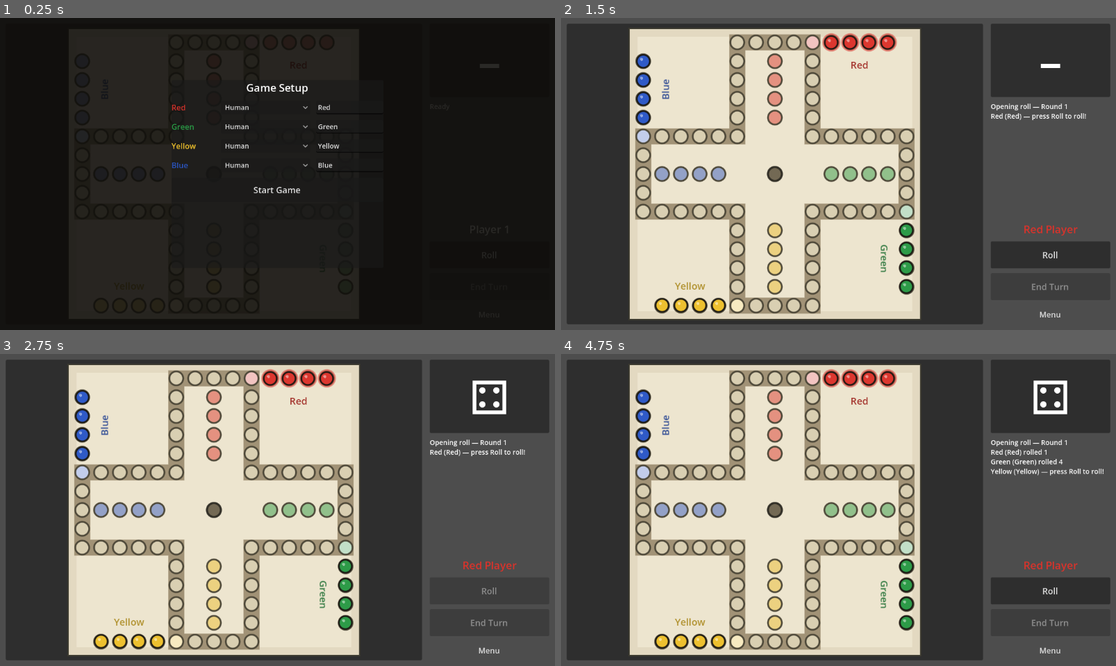
Above: before the commit, frames 1-4 (two rows, left to right).
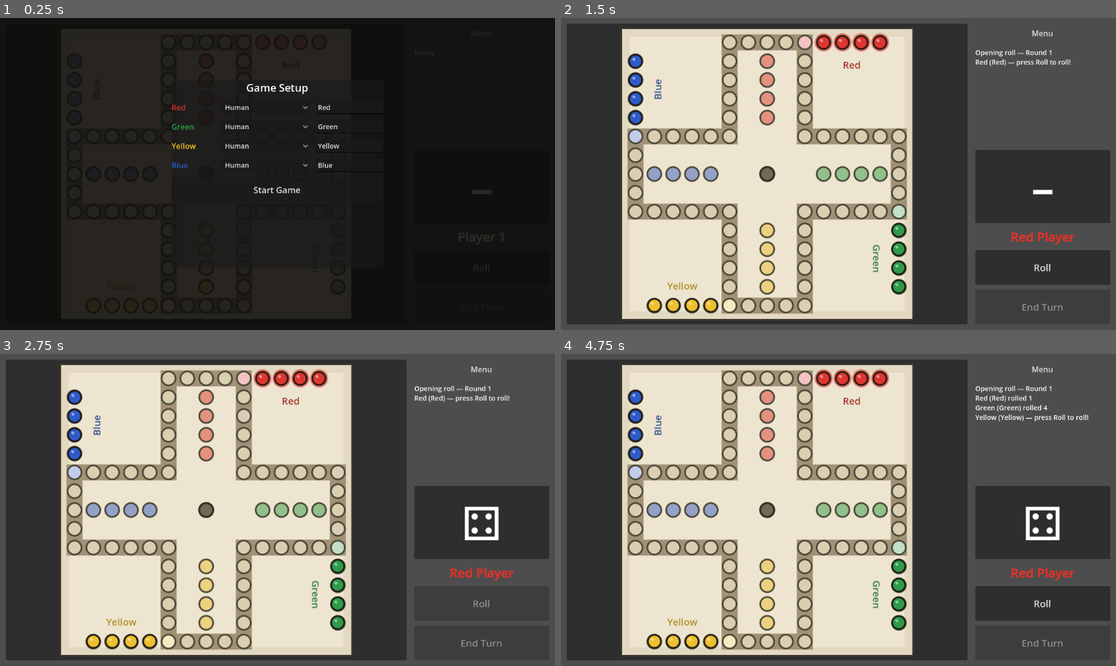
Above: after the commit, the same moments.

Repository: ItsTheMcCoy/wahoo-app
Game: Godot game, scene res://scenes/Main.tscn
The game is run twice, just before and just after one commit, with the same random seed, the same clock (stepped at 60 frames per second) and the same inputs.
Inputs (mouse positions are in pixels of both pictures, inside the frame that each line leads up to):
- Up to frame 1 (0.25 s): no input
- Up to frame 2 (1.5 s): click "Menu" at 0.5 s; click "Start Game" at 1.25 s
- Up to frame 3 (2.75 s): click "Roll" at 2 s
- Up to frame 4 (4.75 s): move the mouse to (777, 510) at 2.77 s; click (777, 510) at 2.92 s; click "Roll" at 3.5 s; tap Enter at 4.25 s; move the mouse to (727, 525) at 4.27 s; click (727, 525) at 4.42 s

The runs differ from the first frame. In frame 1, less than 0.1% of the frame differs, in the area x 77-87%, y 11-73%; in frame 2, 32%; in frame 3, 31%; in frame 4, 32%, in the area x 11-99%, y 2-98%.

Commit message:
Polish right-panel layout: menu top, bolder turn label, taller buttons
- GameMenuButton moved to top of SidePanel
- SidePanel order: Menu → Status (expands) → Die → TurnLabel → Roll → End Turn
- TurnLabel: font 22→26 px, 2 px white outline (tinted by player self_modulate)
  for bold appearance without a separate font resource
- RollButton / EndTurnButton: height 56→72 px, font 18→20 px for mobile tap targets
- SidePanel min width 248→280 px

Docs updated in DEVELOPMENT_PLAN.md (Phase 3f Done list) and godot/README.md.

Co-Authored-By: Claude Sonnet 4.6 <noreply@anthropic.com>

Diff:
--- a/godot/scenes/Main.tscn
+++ b/godot/scenes/Main.tscn
@@ -38,19 +38,14 @@
 
 [node name="SidePanel" type="VBoxContainer" parent="Root"]
 layout_mode = 2
-custom_minimum_size = Vector2(248, 0)
+custom_minimum_size = Vector2(280, 0)
 theme_override_constants/separation = 10
 
-[node name="DieFrame" type="PanelContainer" parent="Root/SidePanel"]
-layout_mode = 2
-
-[node name="DieLabel" type="Label" parent="Root/SidePanel/DieFrame"]
-layout_mode = 2
-custom_minimum_size = Vector2(0, 152)
-text = "–"
-horizontal_alignment = 1
-vertical_alignment = 1
-theme_override_font_sizes/font_size = 96
+[node name="GameMenuButton" type="MenuButton" parent="Root/SidePanel"]
+layout_mode = 2
+custom_minimum_size = Vector2(0, 40)
+text = "Menu"
+theme_override_font_sizes/font_size = 16
 
 [node name="Status" type="RichTextLabel" parent="Root/SidePanel"]
 layout_mode = 2
@@ -62,31 +57,38 @@
 text = "Ready"
 theme_override_font_sizes/normal_font_size = 14
 
+[node name="DieFrame" type="PanelContainer" parent="Root/SidePanel"]
+layout_mode = 2
+
+[node name="DieLabel" type="Label" parent="Root/SidePanel/DieFrame"]
+layout_mode = 2
+custom_minimum_size = Vector2(0, 152)
+text = "–"
+horizontal_alignment = 1
+vertical_alignment = 1
+theme_override_font_sizes/font_size = 96
+
 [node name="TurnLabel" type="Label" parent="Root/SidePanel"]
 layout_mode = 2
 text = "Player 1"
 horizontal_alignment = 1
 autowrap_mode = 2
-theme_override_font_sizes/font_size = 22
+theme_override_font_sizes/font_size = 26
+theme_override_colors/font_outline_color = Color(1, 1, 1, 1)
+theme_override_constants/outline_size = 2
 
 [node name="RollButton" type="Button" parent="Root/SidePanel"]
 layout_mode = 2
-custom_minimum_size = Vector2(0, 56)
+custom_minimum_size = Vector2(0, 72)
 text = "Roll"
-theme_override_font_sizes/font_size = 18
+theme_override_font_sizes/font_size = 20
 
 [node name="EndTurnButton" type="Button" parent="Root/SidePanel"]
 layout_mode = 2
-custom_minimum_size = Vector2(0, 56)
+custom_minimum_size = Vector2(0, 72)
 disabled = true
 text = "End Turn"
-theme_override_font_sizes/font_size = 18
-
-[node name="GameMenuButton" type="MenuButton" parent="Root/SidePanel"]
-layout_mode = 2
-custom_minimum_size = Vector2(0, 40)
-text = "Menu"
-theme_override_font_sizes/font_size = 16
+theme_override_font_sizes/font_size = 20
 
 [node name="WinOverlay" type="ColorRect" parent="."]
 visible = false
Not shown, changed: documents/DEVELOPMENT_PLAN.md
Not shown, changed: godot/README.md
